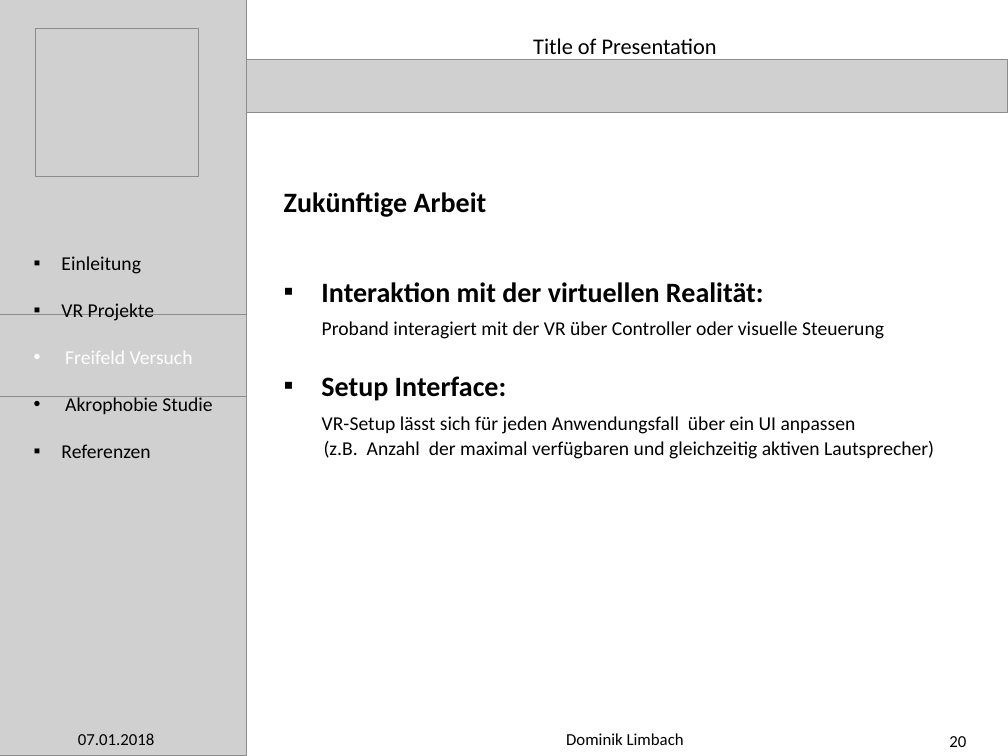
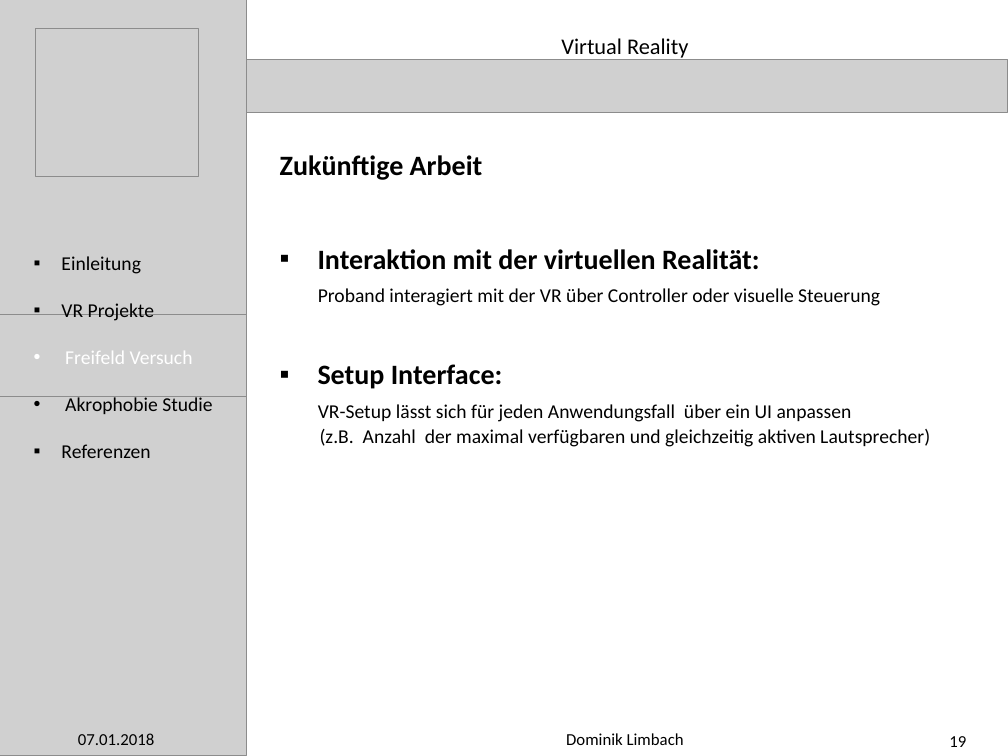
Before and after one commit to meistalampe/Work-, a slide deck: slide 19 of Präsentation Praxisphase/PowerPoint Presentation (Outline).pptx (slide 20 before the commit). Drawn at 1008x756 pixels with LibreOffice and Linux fonts; fonts in the diff are those of the drawing; grey boxes stand for pictures. Boxes give left, top, right and bottom in pixels: in the first picture for what was removed or moved away, otherwise in the second. Text is boxed around its words. In the diff, an @@ line names an element or a change of style, - is before the commit and + after.

```diff
--- a/Präsentation Praxisphase/PowerPoint Presentation (Outline).pptx
+++ b/Präsentation Praxisphase/PowerPoint Presentation (Outline).pptx
@@ text at [561,38,688,60]: text changed @@
-Title of Presentation
+Virtual Reality
@@ text "Zukünftige Arbeit": place and size @@
-text "Zukünftige Arbeit" at [284,192,487,217]
+text "Zukünftige Arbeit" at [280,155,483,180]
@@ text "Interaktion mit der virtuellen Realität:": place and size @@
-text "Interaktion mit der virtuellen Realität:" at [321,282,884,339]
+text "Interaktion mit der virtuellen Realität:" at [318,249,880,306]
@@ text "Setup Interface:" rewrapped from [322,416,934,459] to [318,364,930,447] @@
@@ page number at [949,736,966,747]: text changed @@
-20
+19
```
Also in this commit, not shown: 28 other slides changed, 1 slide added, 1 other file.
